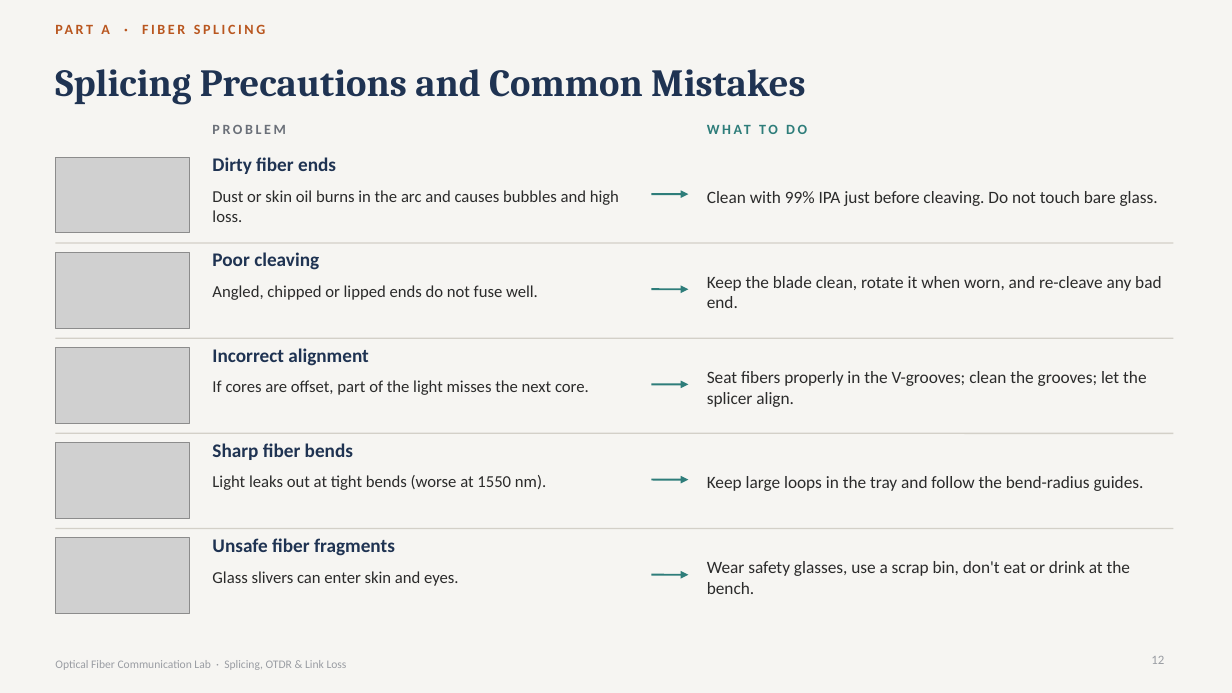
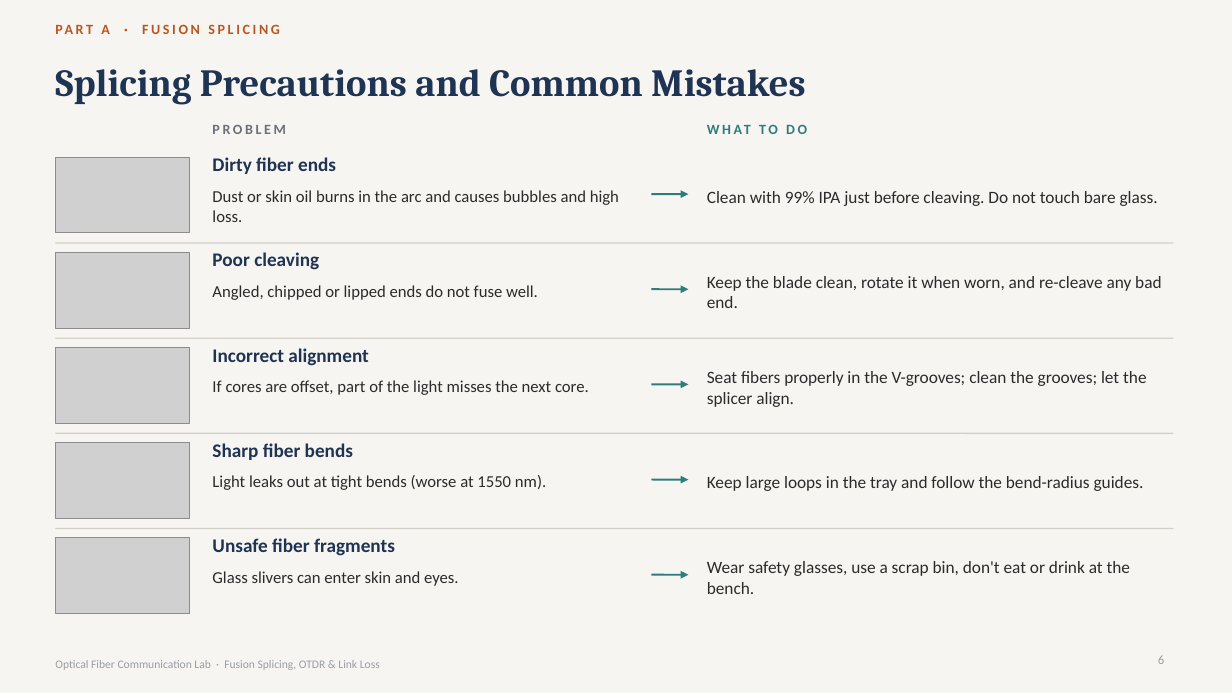
Before and after one commit to sriyansv/gemsontop, a slide deck: slide 6 of Fiber_Optic_Lab_Output/Fiber_Optic_Splicing_OTDR_Link_Loss.pptx (slide 12 before the commit). Drawn at 1232x693 pixels with LibreOffice and Linux fonts; fonts in the diff are those of the drawing; grey boxes stand for pictures. Boxes give left, top, right and bottom in pixels: in the first picture for what was removed or moved away, otherwise in the second. Text is boxed around its words. In the diff, an @@ line names an element or a change of style, - is before the commit and + after.

```diff
--- a/Fiber_Optic_Lab_Output/Fiber_Optic_Splicing_OTDR_Link_Loss.pptx
+++ b/Fiber_Optic_Lab_Output/Fiber_Optic_Splicing_OTDR_Link_Loss.pptx
@@ text at (101,24,280,34): text changed @@
-PART A · FIBER SPLICING
+PART A · FUSION SPLICING
@@ page number at (1158,655,1164,664): text changed @@
-12
+6
@@ text at (55,660,380,670): text changed @@
-Optical Fiber Communication Lab · Splicing, OTDR & Link Loss
+Optical Fiber Communication Lab · Fusion Splicing, OTDR & Link Loss
```
Also in this commit, not shown: 9 other slides changed, 5 slides added, 20 slides removed, 10 other files.
